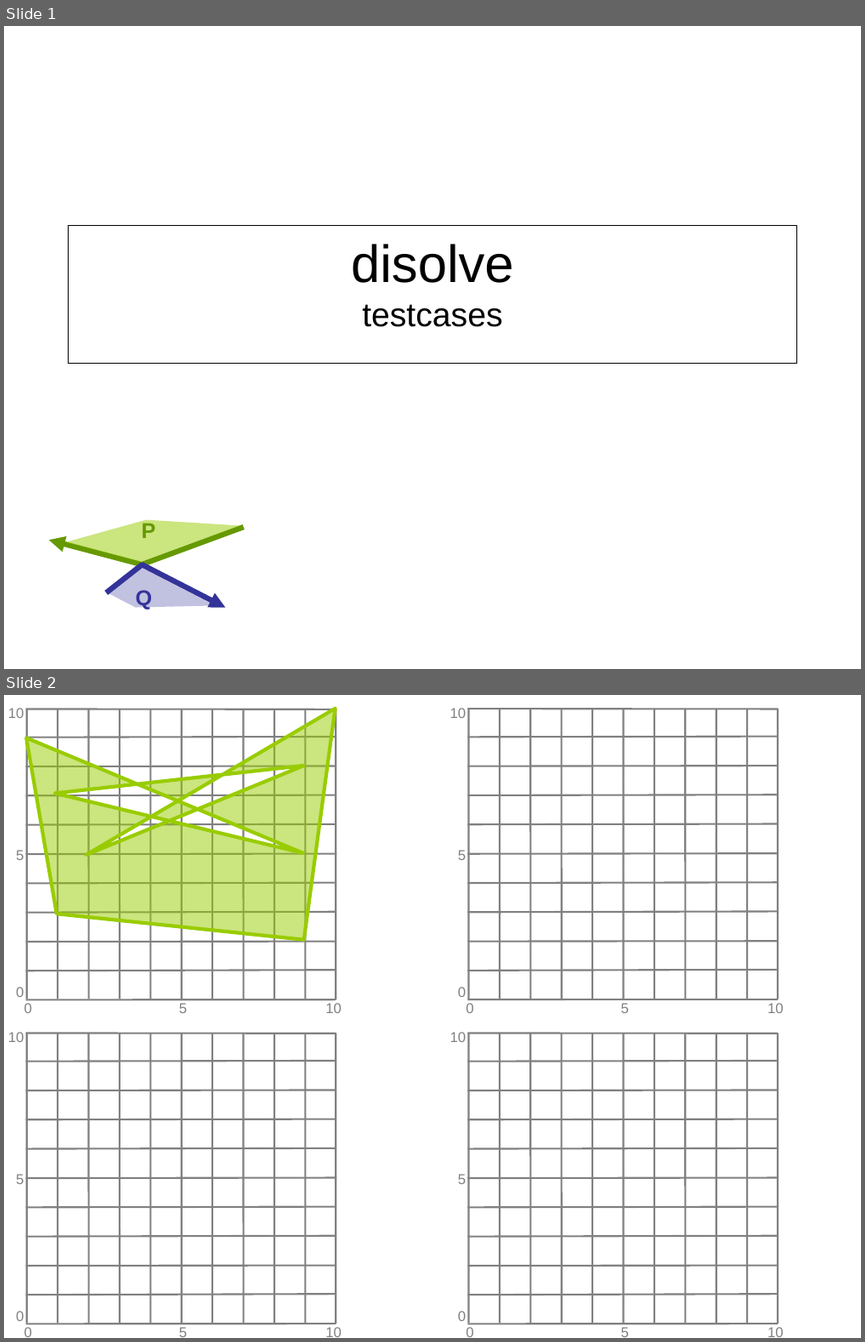
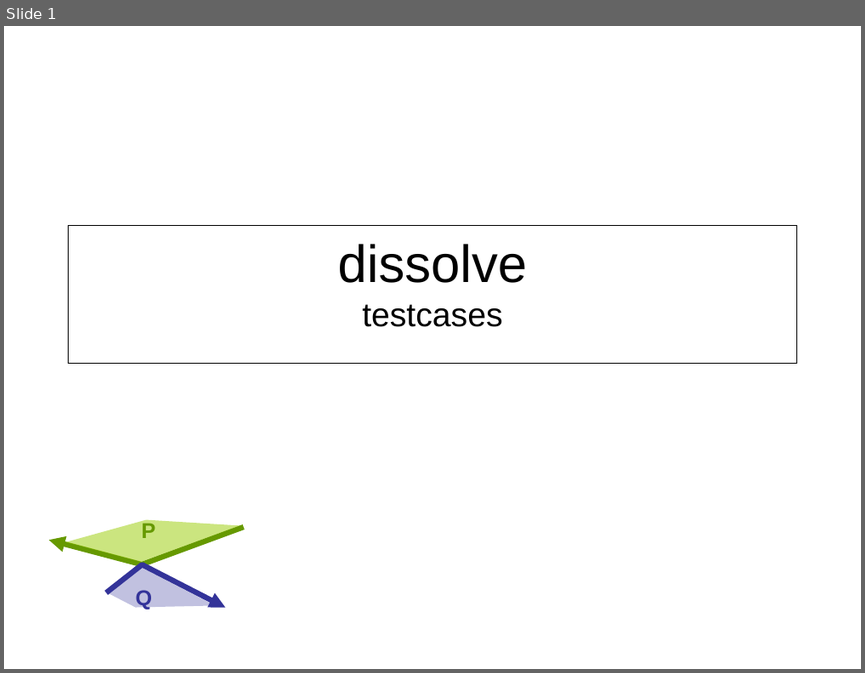
Before and after one commit to boostorg/geometry, a slide deck: doc/testcases/dissolve.ppt. Shown one above the other, each under a label of ours: slides 1 and 2 before the commit, slide 1 after it. The pictures are 865x1342 and 865x673 pixels, drawn with LibreOffice and Linux fonts; fonts in the diff are those of the drawing. Boxes give left, top, right and bottom in pixels: in the first picture for what was removed or moved away, otherwise in the second. Text is boxed around its words. In the diff, an @@ line names an element or a change of style, - is before the commit and + after.

```diff
--- a/doc/testcases/dissolve.ppt
+++ b/doc/testcases/dissolve.ppt
@@ slide 2 removed at <box>4,695,861,1338</box>, background #FFFFFF @@
@@ group removed at <box>8,708,341,1013</box>: 11 lines, 11 freeform shapes, 6 texts @@
-0
-5
-5
-0
-10
-10
@@ freeform shape removed at <box>26,709,335,940</box> @@
@@ group removed at <box>450,708,783,1013</box>: 11 lines, 11 freeform shapes, 6 texts @@
-0
-5
-5
-0
-10
-10
@@ group removed at <box>8,1032,341,1337</box>: 11 lines, 11 freeform shapes, 6 texts @@
-0
-5
-5
-0
-10
-10
@@ group removed at <box>450,1032,783,1337</box>: 11 lines, 11 freeform shapes, 6 texts @@
-0
-5
-5
-0
-10
-10
@@ slide 1 changed as well @@
@@ title at <box>338,244,527,327</box>: text changed @@
-disolve
-testcases
+dissolve
+testcases
```
Also in this commit, not shown: 1 slide added, 4 other files.
